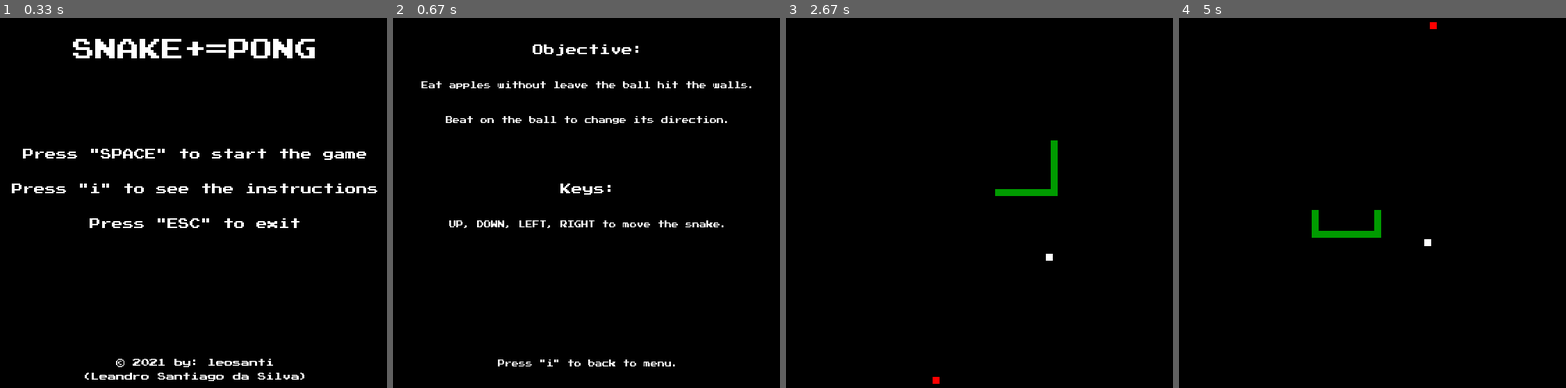
Above: before the commit, frames 1-4 (left to right).
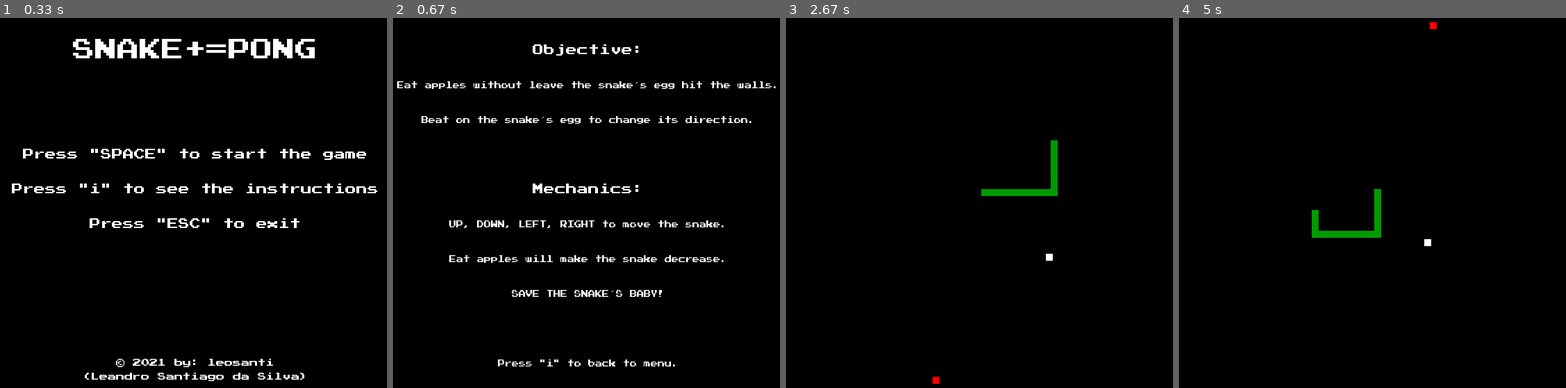
Above: after the commit, the same moments.

Repository: leandro-santi/snake-pong-pygame
Game: pygame game, started from main.py
The game is run twice, just before and just after one commit, with the same random seed, the same clock (stepped at 60 frames per second) and the same inputs.
Inputs:
- Up to frame 1 (0.33 s): no input
- Up to frame 2 (0.67 s): tap I at 0.33 s
- Up to frame 3 (2.67 s): tap I at 0.67 s; tap Space at 1.13, 1.9, 2.2, 2.4 s; hold Right 1.83-2.3 s; hold Up 2.33-2.63 s
- Up to frame 4 (5 s): hold Right 2.67-3.13 s; tap Space at 2.73, 3.03, 3.23, 3.53, 3.8, 4.13, 4.47, 4.9 s; hold Left 3.17-3.7 s; hold Q 3.73-4.03 s; hold Down 4.07-4.37 s; hold Left 4.4-4.8 s; hold Up from 4.83 s (still down)

Frame 1 is identical in both runs. In frame 2, 3.0% of the frame differs, in the area x 1-99%, y 17-76%; in frame 3, less than 0.1%; in frame 4, 0.1%.

Commit message:
fixing ball direction

Diff:
--- a/game.py
+++ b/game.py
@@ -36,6 +36,11 @@
         global score
         global ball_speed
         global movement
+
+        up = 0
+        down = 0
+        right = 0
+        left = 0
 
         ball.ball_x = 300
         ball.ball_y = 300
@@ -89,31 +94,47 @@
                     if event.key == pygame.K_LEFT:
                         change_side_x = -constants.block_size
                         if game_start:
-                            size_snake += 15
+                            size_snake += 20
                             game_start = False
                         change_side_y = 0
                         movement = True
+                        up = 0
+                        down = 0
+                        right = 0
+                        left = 1
                     elif event.key == pygame.K_RIGHT:
                         change_side_x = constants.block_size
                         if game_start:
-                            size_snake += 15
+                            size_snake += 20
                             game_start = False
                         change_side_y = 0
                         movement = True
+                        up = 0
+                        down = 0
+                        right = 1
+                        left = 0
                     elif event.key == pygame.K_UP:
                         change_side_y = -constants.block_size
                         if game_start:
-                            size_snake += 15
+                            size_snake += 20
                             game_start = False
                         change_side_x = 0
                         movement = True
+                        up = 1
+                        down = 0
+                        right = 0
+                        left = 0
                     elif event.key == pygame.K_DOWN:
                         change_side_y = constants.block_size
                         if game_start:
-                            size_snake += 15
+                            size_snake += 20
                             game_start = False
                         change_side_x = 0
                         movement = True
+                        up = 0
+                        down = 1
+                        right = 0
+                        left = 0
 
             # Snake atravessando as paredes
             if side_x >= constants.WIDTH or side_x < 0 or side_y >= constants.HEIGHT or side_y < 0:
@@ -168,15 +189,29 @@
             # print(array_snake[0][1] == ball.ball_y)
             # colisão da bolinha com a cobra
             for rub in array_snake[:-1]:
-                if ball.ball_x - 10 <= rub[0] <= ball.ball_x + 10 and ball.ball_y - 10 <= rub[1] <= ball.ball_y + 10 and movement == True:
-                    print(rub[0], ball.ball_x)
-                    print(rub[1], ball.ball_y)
+                if ball.ball_x - 10 <= rub[0] <= ball.ball_x + 10 and\
+                        ball.ball_y - 10 <= rub[1] <= ball.ball_y + 10 and movement:
                     # aux = random.randint(0, 1)
+                    if left == 1:
+                        ball.ball_dx = abs(ball.ball_dx) * -1
+                        ball.ball_dy *= -1
+                    elif right == 1:
+                        ball.ball_dx = abs(ball.ball_dx) * 1
+                        ball.ball_dy *= -1
+                    elif up == 1:
+                        ball.ball_dx *= -1
+                        ball.ball_dy = abs(ball.ball_dy) * -1
+                    elif down == 1:
+                        ball.ball_dx *= -1
+                        ball.ball_dy = abs(ball.ball_dy) * 1
+                    # print(rub[0], ball.ball_x)
+                    # print(rub[1], ball.ball_y)
+
                     # print(constants.ang[aux])
                     # print(ball_speed)
                     movement = False
-                    ball.ball_dx *= -1
-                    ball.ball_dy *= -1
+                    # ball.ball_dx *= constants.ang[aux]
+                    # ball.ball_dy *= -1
 
             # atualiza o display
             pygame.display.update()
--- a/instructions.py
+++ b/instructions.py
@@ -27,17 +27,17 @@
                 help1_text_rect = help1_text.get_rect()
                 help1_text_rect.center = (300, 100)
 
-                help2_text = help2_font.render('Eat apples without leave the ball hit the walls.', True,
+                help2_text = help2_font.render('Eat apples without leave the snake´s egg hit the walls.', True,
                                                constants.WHITE, constants.BLACK)
                 help2_text_rect = help2_text.get_rect()
                 help2_text_rect.center = (300, 150)
 
-                help3_text = help2_font.render('Beat on the ball to change its direction.', True,
+                help3_text = help2_font.render('Beat on the snake´s egg to change its direction.', True,
                                                constants.WHITE, constants.BLACK)
                 help3_text_rect = help3_text.get_rect()
                 help3_text_rect.center = (300, 200)
 
-                help4_text = help_font.render('Keys:', True, constants.WHITE, constants.BLACK)
+                help4_text = help_font.render('Mechanics:', True, constants.WHITE, constants.BLACK)
                 help4_text_rect = help4_text.get_rect()
                 help4_text_rect.center = (300, 300)
 
@@ -46,10 +46,15 @@
                 help5_text_rect = help5_text.get_rect()
                 help5_text_rect.center = (300, 350)
 
-                # help6_text = help2_font.render('Beat on the ball to change its direction.', True,
-                # constants.WHITE, constants.BLACK)
-                # help6_text_rect = help3_text.get_rect()
-                # help6_text_rect.center = (300, 200)
+                help6_text = help2_font.render('Eat apples will make the snake decrease.', True,
+                                               constants.WHITE, constants.BLACK)
+                help6_text_rect = help6_text.get_rect()
+                help6_text_rect.center = (300, 400)
+
+                help7_text = help2_font.render('SAVE THE SNAKE´S BABY!', True,
+                                               constants.WHITE, constants.BLACK)
+                help7_text_rect = help7_text.get_rect()
+                help7_text_rect.center = (300, 450)
 
                 exit_help_text = help2_font.render('Press "i" to back to menu.', True,
                                                    constants.WHITE, constants.BLACK)
@@ -62,5 +67,7 @@
                 help_screen.blit(help3_text, help3_text_rect)
                 help_screen.blit(help4_text, help4_text_rect)
                 help_screen.blit(help5_text, help5_text_rect)
+                help_screen.blit(help6_text, help6_text_rect)
+                help_screen.blit(help7_text, help7_text_rect)
                 help_screen.blit(exit_help_text, exit_help_text_rect)
                 pygame.display.flip()
